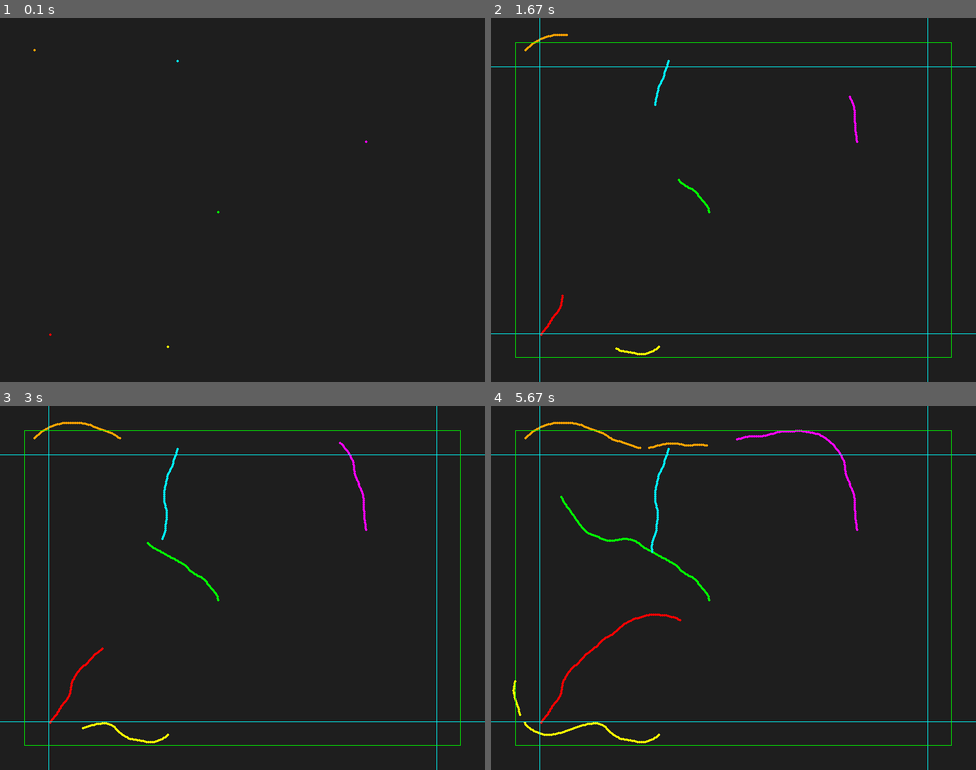
Above: before the commit, frames 1-4 (two rows, left to right).
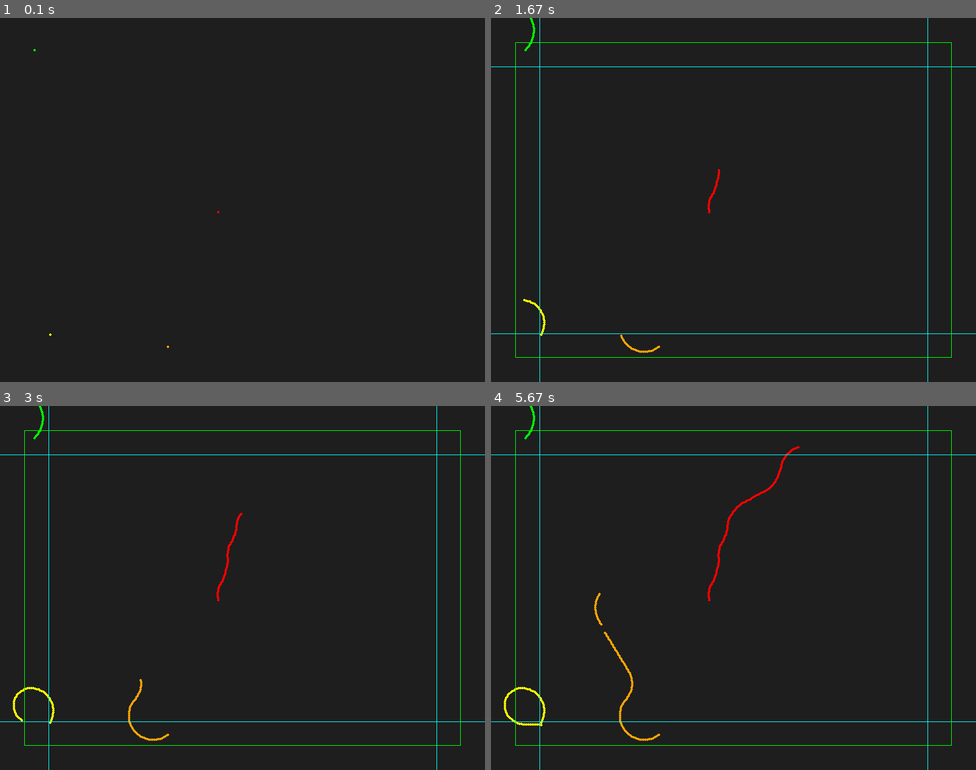
Above: after the commit, the same moments.

Repository: f-weissenbacher/achtung-die-python
Game: pygame game, started from tests/ai_multiplayers_test.py
The game is run twice, just before and just after one commit, with the same random seed, the same clock (stepped at 60 frames per second) and the same inputs.
Inputs:
- Up to frame 1 (0.1 s): no input
- Up to frame 2 (1.67 s): hold Left 0.33-0.87 s; hold Left 0.9-1.3 s; hold Down from 1.33 s (still down); tap X at 1.4 s; tap C at 1.48 s
- Up to frame 3 (3 s): release Down at 1.7 s; hold Left 1.73-2.2 s; tap X at 1.8, 2.1, 2.3, 2.6, 2.8 s; tap 1 at 2.38 s; tap C at 2.88 s
- Up to frame 4 (5.67 s): tap X at 3.13, 3.43, 3.63, 3.93, 4.2, 4.87, 5.3 s; tap 1 at 3.72, 4.95 s; tap C at 4.28, 5.38 s; tap , at 4.47 s

The runs differ from the first frame. In frame 1, less than 0.1% of the frame differs, in the area x 6-76%, y 8-91%; in frame 2, 0.5%; in frame 3, 1.0%; in frame 4, 1.8%, in the area x 2-76%, y 0-93%.

Commit message:
modified test scripts

Diff:
--- a/tests/ai_multiplayers_test.py
+++ b/tests/ai_multiplayers_test.py
@@ -10,9 +10,9 @@
 
 game = AchtungDieKurveGame(mode="gui", target_fps=20)
 
-#for k in range(1,2):
-#    game.spawn_player(k, player_type=RandomSteeringAIPlayer, min_turn_radius=game.min_turn_radius,
-#                      turn_angles=np.deg2rad([20.,260.]))
+for k in range(2,5):
+    game.spawn_player(k, player_type=RandomSteeringAIPlayer, min_turn_radius=game.min_turn_radius,
+                      turn_angles=np.deg2rad([20.,260.]))
 
 #game.spawn_player(4, player_type="human", name="fawi")
 #game.spawn_player(5, player_type=WallAvoidingAIPlayer, min_turn_radius=game.min_turn_radius)
@@ -20,9 +20,11 @@
 dist_per_step = 55.
 ticks_per_step = int(dist_per_step/game.dist_per_tick)
 plan_update_period = int(0.15*ticks_per_step)
-for k in range(1,7):
+for k in [1]:
     game.spawn_player(k, player_type=NStepPlanPlayer, name=None, num_steps=2, dist_per_step=dist_per_step,
                       plan_update_period=plan_update_period)
 
+#game.spawn_player(2, player_type=RandomSteeringAIPlayer)
+
 game.run_game_loop(close_when_finished=False)
 game.print_scoreboard()
--- a/tests/human_vs_ai.py
+++ b/tests/human_vs_ai.py
@@ -1,5 +1,10 @@
+import logging
+import random
+import numpy as np
+
 from game import AchtungDieKurveGame
-from players import *
+from players import HumanPlayer
+from players.aiplayers import *
 
 import pygame
 
@@ -18,11 +23,21 @@
 
 game.spawn_player(4,(200,150), np.deg2rad(50), player_type=HumanPlayer, name="human")
 
-# Spawn AI player
-for idx in [1,2,3,5]:
-    game.spawn_player(idx, init_pos=(random.randrange(50,750),random.randrange(50,550)), init_angle=random.random()*2*np.pi,
-                      player_type=RandomSteeringAIPlayer, min_turn_radius=game.min_turn_radius, safety_factor=1.02,
-                      turn_angles=np.deg2rad([10,80]), straight_lengths=(50., 200.0))
+enemy_ai_type = "n-step"
+
+if enemy_ai_type == "random":
+    # Spawn Random Steering AI players
+    for idx in [1,2,3,5]:
+         game.spawn_player(idx, init_pos=(random.randrange(50,750),random.randrange(50,550)), init_angle=random.random()*2*np.pi,
+                           player_type=RandomSteeringAIPlayer, min_turn_radius=game.min_turn_radius, safety_factor=1.02,
+                           turn_angles=np.deg2rad([10,80]), straight_lengths=(50., 200.0))
+
+elif enemy_ai_type == "n-step":
+    # Spawn Heuristic-based AI players (N-Step)
+    for idx in [1, 2]:
+        game.spawn_player(idx, init_pos=(random.randrange(50, 750), random.randrange(50, 550)),
+                          init_angle=random.random() * 2 * np.pi,
+                          player_type=NStepPlanPlayer, )
 
 #game.running = True
 # while game.running:
--- a/tests/single_player_test.py
+++ b/tests/single_player_test.py
@@ -1,7 +1,7 @@
 import logging
 import numpy as np
 from game import AchtungDieKurveGame
-from players import WallAvoidingAIPlayer
+from players.aiplayers import WallAvoidingAIPlayer
 import pygame
 
 logging.basicConfig(level=logging.DEBUG,
